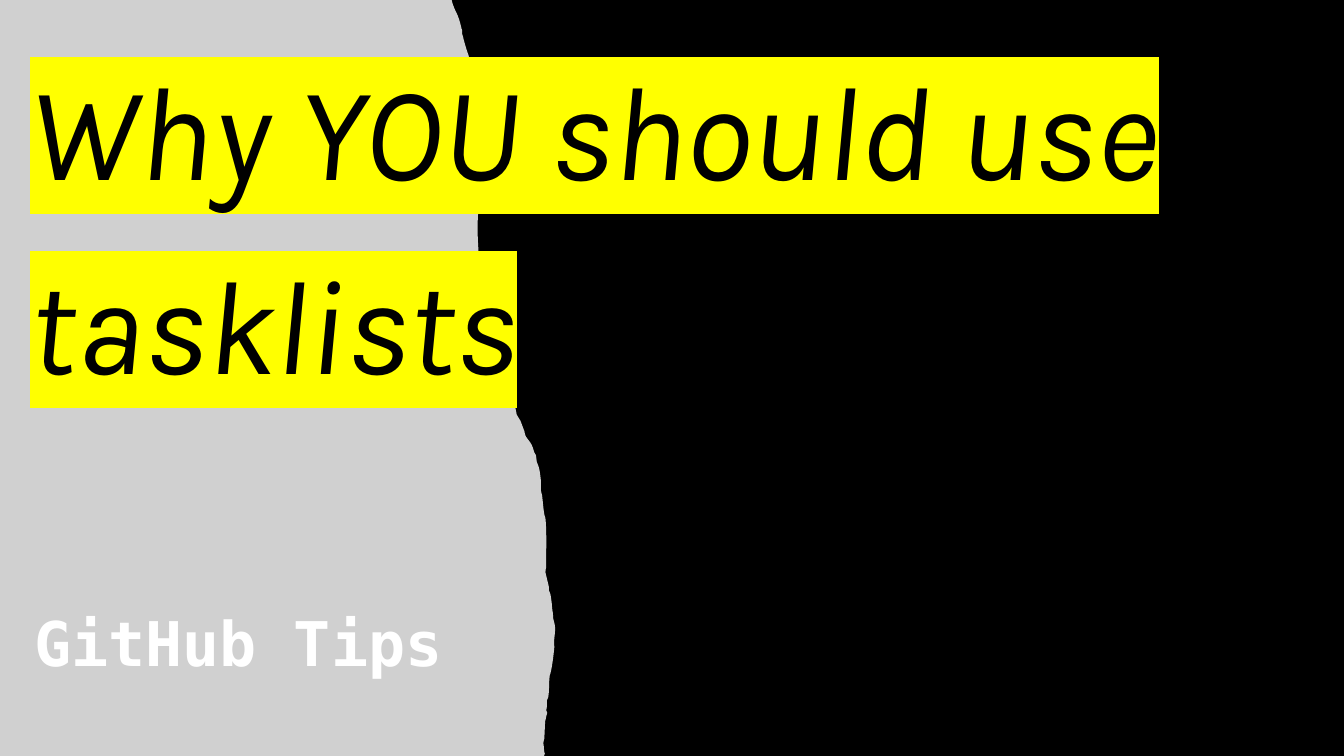
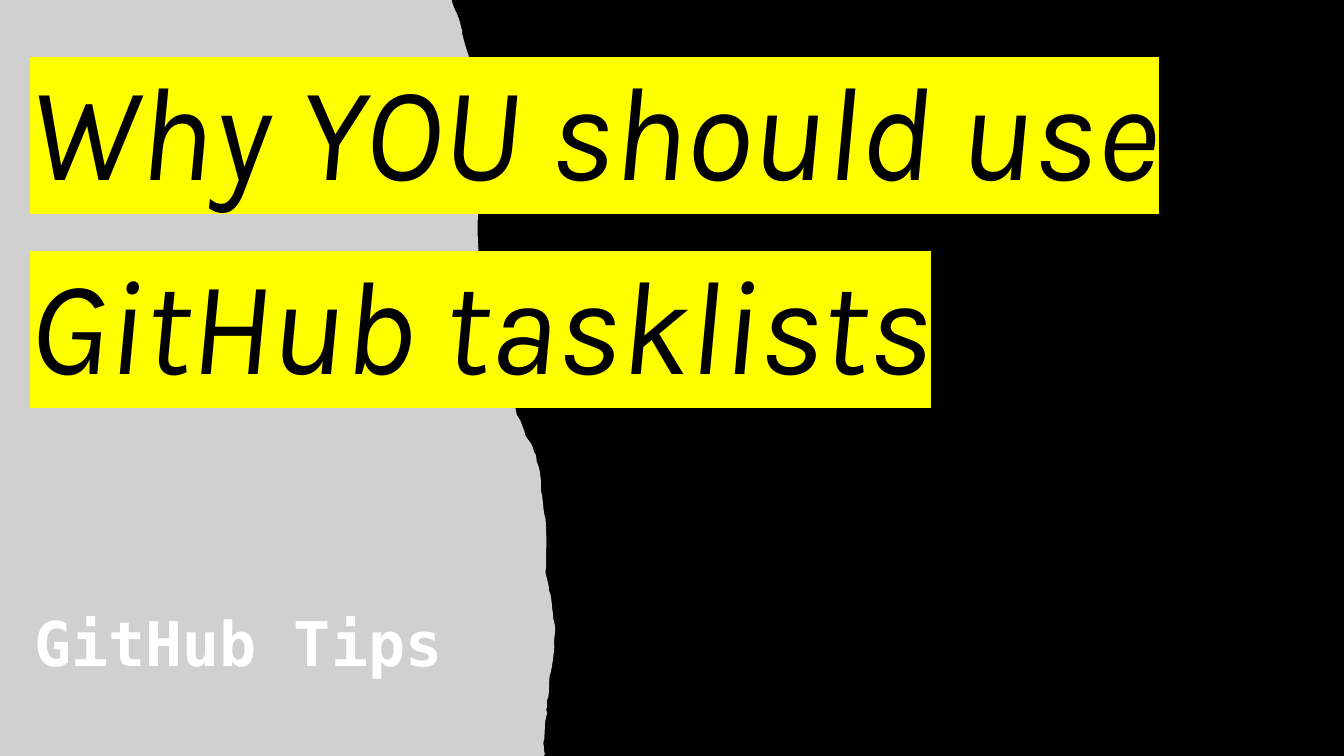
Before and after one commit to GordonBeeming-Content/GitHubTip-UseTasklists, a slide deck: slide 1 of Thumbnail.pptx. Drawn at 1344x756 pixels with LibreOffice and Linux fonts; fonts in the diff are those of the drawing; grey boxes stand for pictures; background and template pictures are left out. Boxes give left, top, right and bottom in pixels: in the first picture for what was removed or moved away, otherwise in the second. Text is boxed around its words. In the diff, an @@ line names an element or a change of style, - is before the commit and + after.

```diff
--- a/Thumbnail.pptx
+++ b/Thumbnail.pptx
@@ title at bbox=[30, 88, 1159, 376]: text changed @@
-Why YOU should use tasklists
+Why YOU should use GitHub tasklists
```
Also in this commit, not shown: 1 other file.
